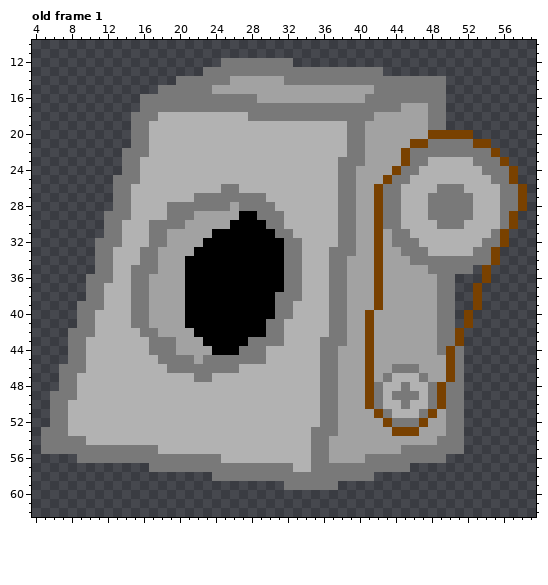
Pixel-art file: resources/pitching-machine.ase. Above, as it was before the edit.
64x64 pixels, 4 frames. Shown: old frame 1: x 4..59, y 10..62. The commit also changed other frames, which this record leaves out.
Once edited:
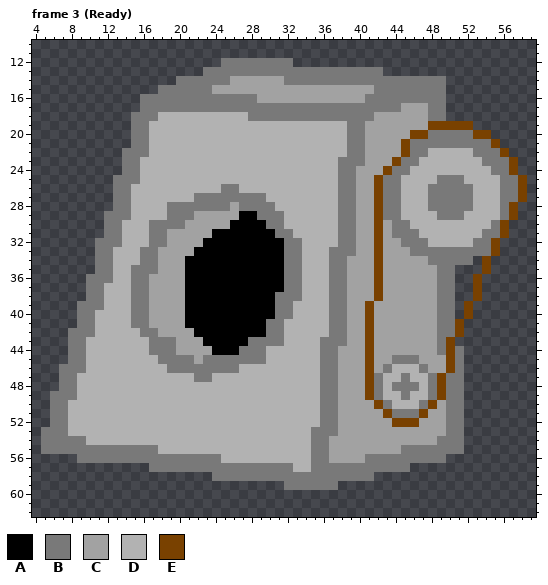
Palette (. is transparent): A #000000  B #797979  C #a2a2a2  D #b2b2b2  E #794100
A new or re-ordered frame is compared with the old frame closest to it.
The author wrote: pitcher tags
The edit:
frames 4 -> 16
--- frame 3 (Ready) is new; against old frame 1, layers "Belt", "Wheels"
@@ x 39..59 @@
 18 BBBCCCCCCBB..........
-19 BBCCCCCCCBB..........
-20 BBCCCCCCCEEEEE.......
-21 BBCCCCCEEBBBBBEE.....
-22 BBCCCCEBBBBBBBBBE....
-23 BBCCCCEBBDDDDDBBBE...
-24 BCCCCEBBDDDDDDDBBBE..
-25 BCCCEBBDDDDDDDDDBBE..
-26 BCCEBBDDDDBBBDDDDBBE.
+19 BBCCCCCCCEEEEE.......
+20 BBCCCCCEEBBBBBEE.....
+21 BBCCCCEBBBBBBBBBE....
+22 BBCCCCEBBDDDDDBBBE...
+23 BBCCCEBBDDDDDDDBBBE..
+24 BCCCEBBDDDDDDDDDBBE..
+25 BCCEBBDDDDBBBDDDDBBE.
+26 BCCEBBDDDBBBBBDDDBBE.
 27 BCCEBBDDDBBBBBDDDBBE.
-28 BCCEBBDDDBBBBBDDDBBE.
-29 BCCEBBDDDBBBBBDDDBE..
-30 BCCEBBDDDDBBBDDDDBE..
-31 BCCECBBDDDDDDDDDBE...
-32 BCCECBBBDDDDDDDBBE...
-33 BCCECCBBBDDDDDBBE....
-34 CCCECCCBBBBBBBBBE....
-35 CCCECCCCCBBBBB.E.....
-36 CCCECCCCCCBB...E.....
+28 BCCEBBDDDBBBBBDDDBE..
+29 BCCEBBDDDDBBBDDDDBE..
+30 BCCECBBDDDDDDDDDBE...
+31 BCCECBBBDDDDDDDBBE...
+32 BCCECCBBBDDDDDBBE....
+33 BCCECCCBBBBBBBBBE....
+34 CCCECCCCCBBBBB.E.....
+35 CCCECCCCCCBB...E.....
+36 CCCECCCCCCBB..E......
 37 CCCECCCCCCBB..E......
 38 CCCECCCCCCBB..E......
-39 CCCECCCCCCBB..E......
+39 CCECCCCCCCBB.E.......
 40 CCECCCCCCCBB.E.......
-41 CCECCCCCCCBB.E.......
+41 CCECCCCCCCBBE........
 42 CCECCCCCCCBBE........
-43 CCECCCCCCCBBE........
+43 CCECCCCCCCBE.........
 44 CCECCCCCCCBEB........
-45 CCECCCCCCCCEB........
-46 CCECCBBBCCCEB........
-47 CCECBDDDBCCEB........
-48 CCEBDDBDDBEBB........
-49 CCEBDBBBDBEBB........
-50 CCEBDDBDDBEBB........
-51 CCCEBDDDBECBB........
-52 CCCCEBBBECCBB........
-53 CCCCCEEECCCBB........
+45 CCECCBBBCCCEB........
+46 CCECBDDDBCCEB........
+47 CCEBDDBDDBEBB........
+48 CCEBDBBBDBEBB........
+49 CCEBDDBDDBEBB........
+50 CCCEBDDDBECBB........
+51 CCCCEBBBECCBB........
+52 CCCCCEEECCCBB........
+53 CCCCCCCCCCCBB........
 54 CCCCCCCCCCBBB........
Pixel boxes of the changes (left, top, right, bottom) in both pictures:
changed: (365, 121, 527, 436)
